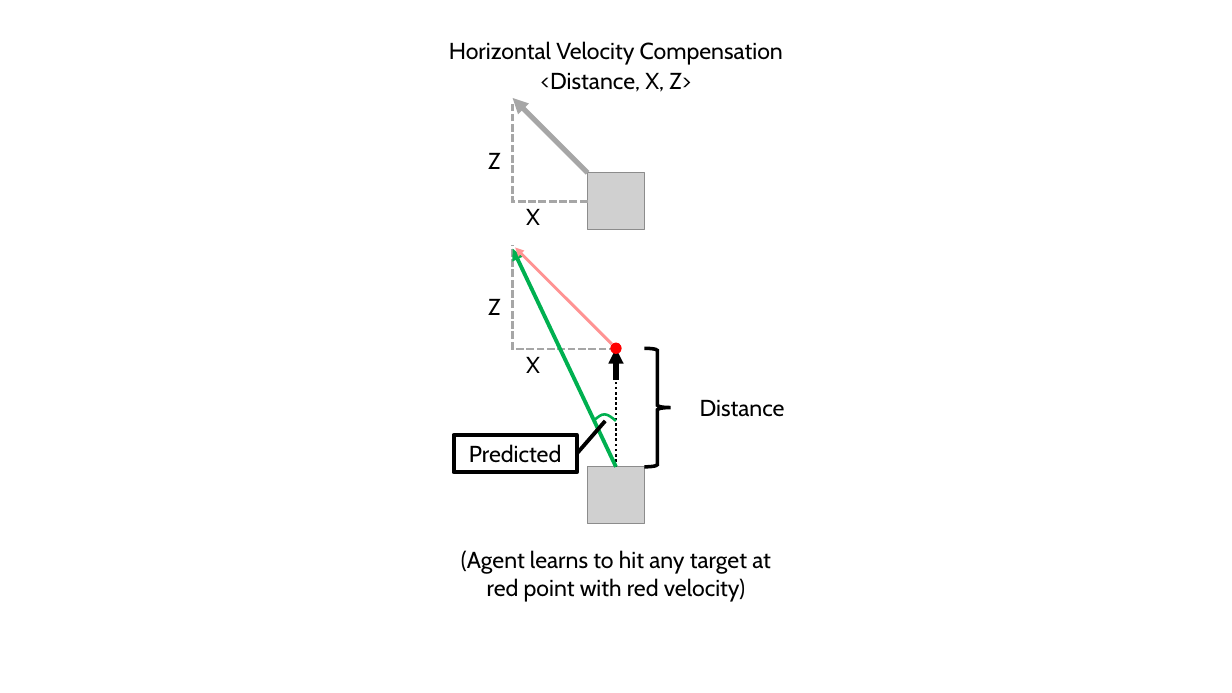
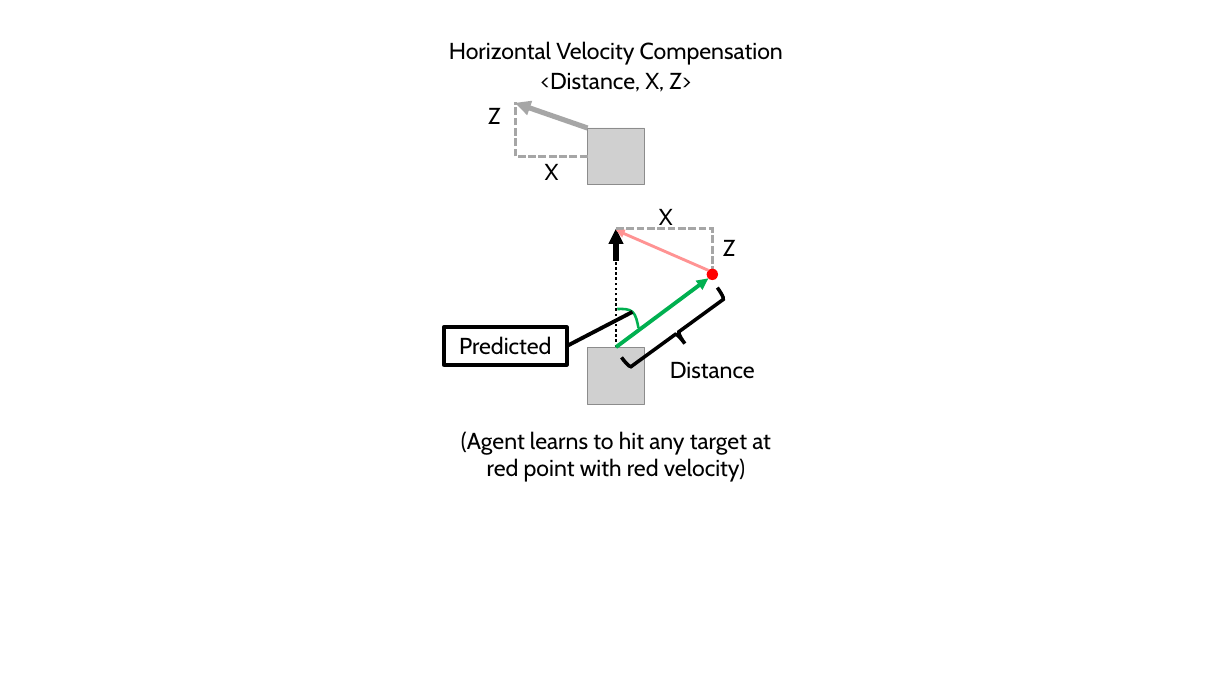
Before and after one commit to RibbonedAce/Dragon-Slayers, a slide deck: slide 5 of docs/images/FinalReportCharts.pptx. Drawn at 1232x693 pixels with LibreOffice and Linux fonts; fonts in the diff are those of the drawing; grey boxes stand for pictures. Boxes give left, top, right and bottom in pixels: in the first picture for what was removed or moved away, otherwise in the second. Text is boxed around its words. In the diff, an @@ line names an element or a change of style, - is before the commit and + after.

```diff
--- a/docs/images/FinalReportCharts.pptx
+++ b/docs/images/FinalReportCharts.pptx
@@ text "Z": place and size @@
-text "Z" at bbox=[488, 153, 501, 169]
+text "Z" at bbox=[488, 108, 501, 124]
@@ elbow line moved from (588, 201) - (513, 104) to (588, 156) - (518, 103) @@
@@ arrow moved from (588, 173) - (513, 98) to (588, 128) - (516, 103) @@
@@ picture: place and size @@
-picture at bbox=[588, 173, 645, 230]
+picture at bbox=[588, 128, 645, 186]
@@ text "X": place and size @@
-text "X" at bbox=[526, 209, 540, 225]
+text "X" at bbox=[545, 164, 559, 180]
@@ text "X" rewrapped from bbox=[526, 357, 540, 373] to bbox=[659, 209, 673, 230] @@
@@ 1 picture, 1 text, 1 line, 1 arrow: place and size @@
-1 picture, 1 text, 1 line, 1 arrow at bbox=[461, 348, 771, 602]
+1 picture, 1 text, 1 line, 1 arrow at bbox=[461, 228, 771, 482]
@@ elbow line moved from (616, 348) - (513, 245) to (616, 228) - (714, 275) @@
@@ arrow moved from (612, 345) - (516, 248) to (709, 271) - (616, 230) @@
@@ text "Z": place and size @@
-text "Z" at bbox=[488, 299, 501, 315]
+text "Z" at bbox=[723, 240, 736, 256]
@@ ellipse: place and size @@
-ellipse at bbox=[610, 343, 621, 354]
+ellipse at bbox=[707, 269, 718, 280]
@@ arrow moved from (616, 467) - (513, 249) to (616, 348) - (709, 278) @@
@@ right brace at bbox=[622, 287, 733, 378]: rotation 0 to 53 degrees @@
@@ rectangle "Predicted": place and size @@
-rectangle "Predicted" at bbox=[454, 435, 577, 472]
+rectangle "Predicted" at bbox=[444, 327, 567, 364]
@@ line moved from (577, 454) - (605, 421) to (567, 346) - (633, 312) @@
@@ freeform shape at bbox=[617, 303, 645, 328]: rotation 0 to 39 degrees; outline redrawn @@
@@ text "Distance": place and size @@
-text "Distance" at bbox=[700, 400, 785, 417]
+text "Distance" at bbox=[670, 362, 755, 379]
```
Also in this commit, not shown: 3 other slides changed, 3 other files.
